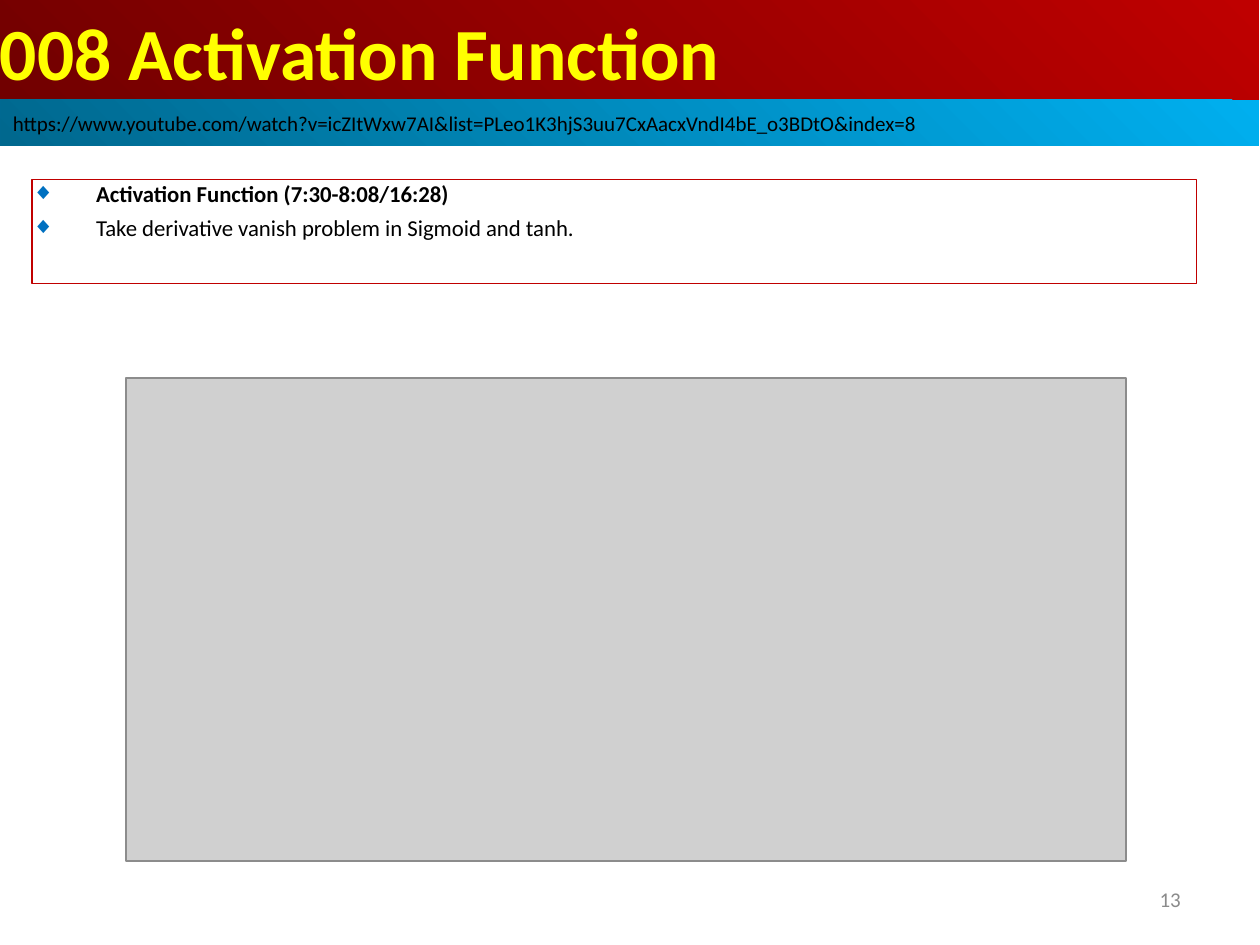
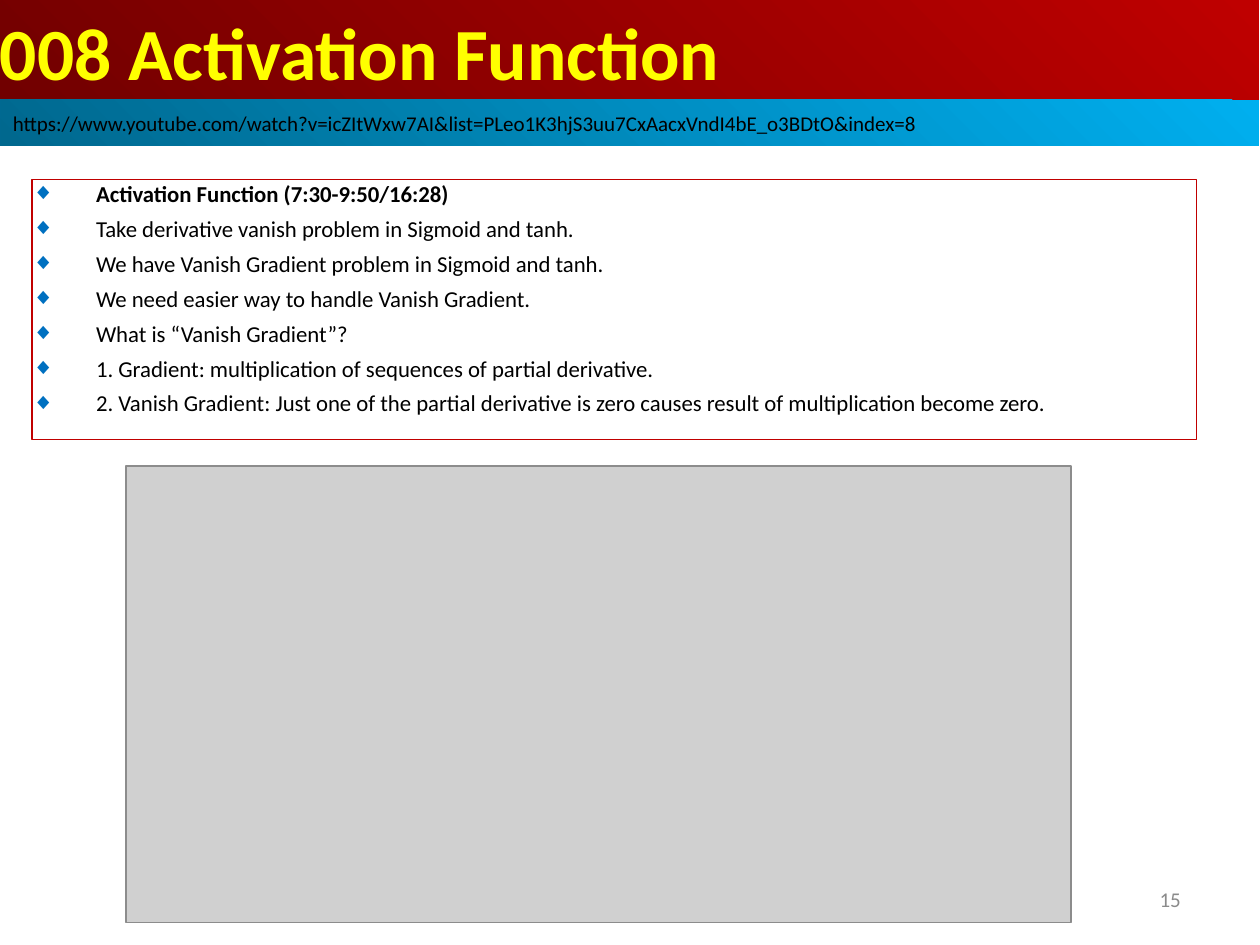
Before and after one commit to peterhchen/AIU_CS512_DL, a slide deck: slide 15 of 000_Lecture_Project/week02/01_Lecture/08_Act_Func.ppt (slide 13 before the commit). Drawn at 1260x945 pixels with LibreOffice and Linux fonts; fonts in the diff are those of the drawing; grey boxes stand for pictures. Boxes give left, top, right and bottom in pixels: in the first picture for what was removed or moved away, otherwise in the second. Text is boxed around its words. In the diff, an @@ line names an element or a change of style, - is before the commit and + after.

```diff
--- a/000_Lecture_Project/week02/01_Lecture/08_Act_Func.ppt
+++ b/000_Lecture_Project/week02/01_Lecture/08_Act_Func.ppt
@@ rectangle "Activation Function (7:30-9:50/16:28)": place and size @@
-rectangle "Activation Function (7:30-9:50/16:28)" at (32, 179, 1196, 284)
+rectangle "Activation Function (7:30-9:50/16:28)" at (32, 179, 1196, 438)
@@ text in rectangle at (96, 185, 449, 206): text changed @@
-◆ Activation Function (7:30-8:08/16:28)
+◆ Activation Function (7:30-9:50/16:28)
@@ text in rectangle at (96, 256, 1045, 415): paragraphs added @@
+◆ We have Vanish Gradient problem in Sigmoid and tanh.
+◆ We need easier way to handle Vanish Gradient.
+◆ What is “Vanish Gradient”?
+◆ 1. Gradient: multiplication of sequences of partial derivative.
+◆ 2. Vanish Gradient: Just one of the partial derivative is zero causes result of multiplication become zero.
@@ picture: place and size @@
-picture at (126, 378, 1126, 861)
+picture at (126, 466, 1071, 922)
@@ page number at (1160, 893, 1181, 907): text changed @@
-13
+15
```
Also in this commit, not shown: 15 other slides changed, 2 slides added, 1 other file.
